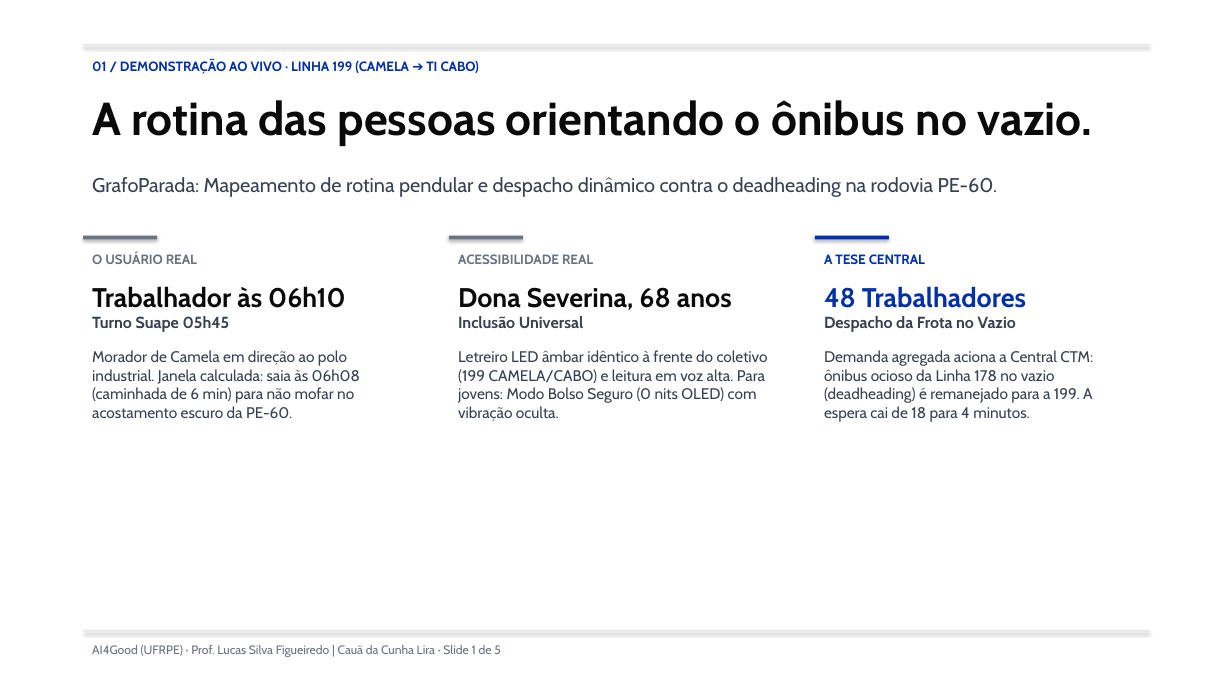
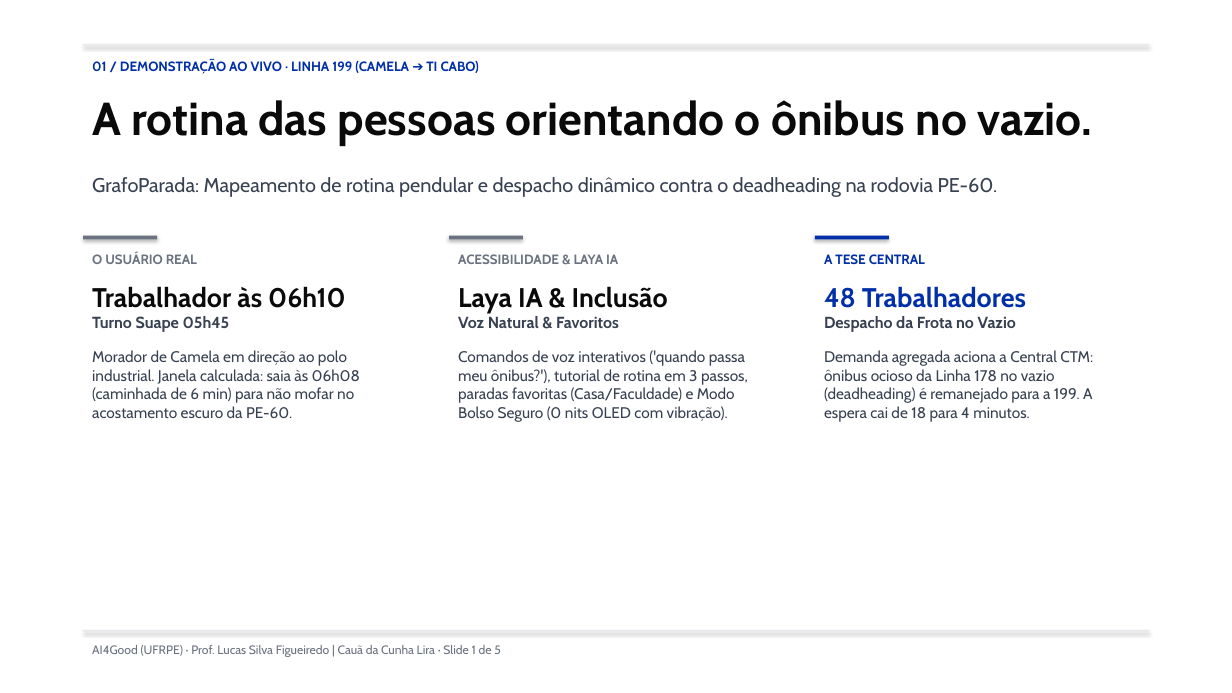
Before and after one commit to lira-labs/workspace, a slide deck: slide 1 of code/grafoparada_web/GrafoParada_Seminario2_CauaLira.pptx. Drawn at 1232x693 pixels with LibreOffice and Linux fonts; fonts in the diff are those of the drawing. Boxes give left, top, right and bottom in pixels: in the first picture for what was removed or moved away, otherwise in the second. Text is boxed around its words. In the diff, an @@ line names an element or a change of style, - is before the commit and + after.

Commit message:
feat(laya-ia): adicionar assistente Laya por voz, tutorial de onboarding, paradas favoritas e camada OSM

```diff
--- a/code/grafoparada_web/GrafoParada_Seminario2_CauaLira.pptx
+++ b/code/grafoparada_web/GrafoParada_Seminario2_CauaLira.pptx
@@ text at [458, 254, 748, 422]: text changed @@
-ACESSIBILIDADE REAL
-Dona Severina, 68 anos
-Inclusão Universal
-Letreiro LED âmbar idêntico à frente do coletivo (199 CAMELA/CABO) e leitura em voz alta. Para jovens: Modo Bolso Seguro (0 nits OLED) com vibração oculta.
+ACESSIBILIDADE & LAYA IA
+Laya IA & Inclusão
+Voz Natural & Favoritos
+Comandos de voz interativos ('quando passa meu ônibus?'), tutorial de rotina em 3 passos, paradas favoritas (Casa/Faculdade) e Modo Bolso Seguro (0 nits OLED com vibração).
```
Also in this commit, not shown: 5 other files.
